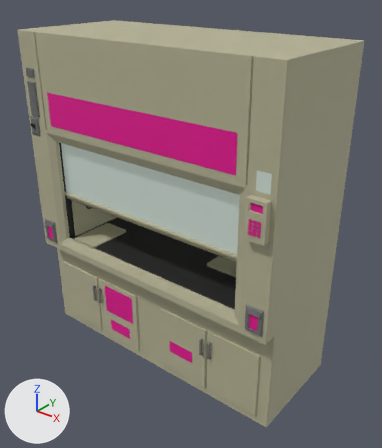
One commit to the FBX model Assets/Marcel Package/Models/laboratory_fume_closet.fbx: the scene before it, then after it.
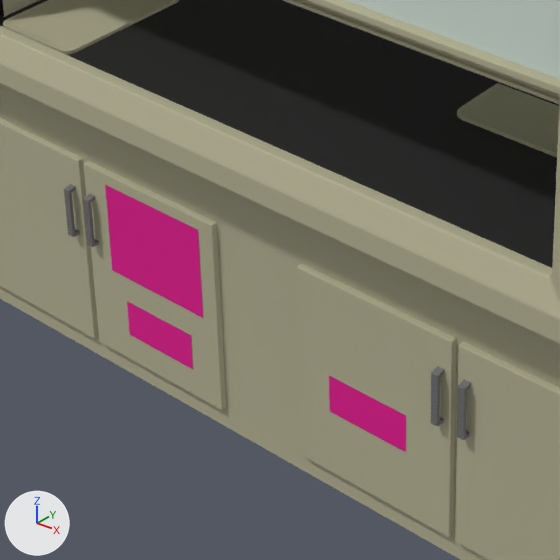
Old and new are each drawn whole from a camera (50 mm lens) standing at (0.0504, -0.0599, 0.0615) and looking at (0.0024, 0.0001, 0.0244) and again close up on the part from 19% to 62% of the width and 52% to 88% of the height. The lights are fixed; the arrows at lower left show +X, +Y and +Z. Where no turn or scale is listed for an object, it has been applied to the vertices.

Names of what the first close-up shows: 'laboratory_fume_closet'.
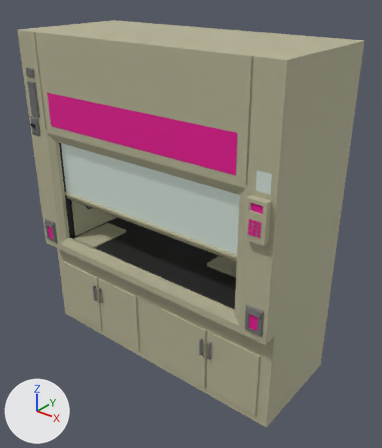
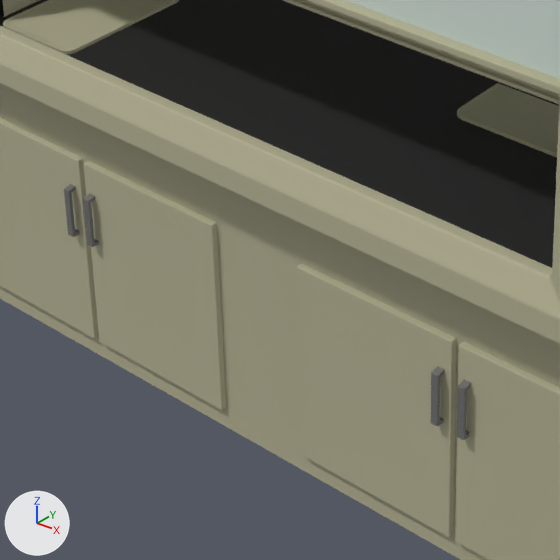
Changed parts and their boxes [x1, y1, x2, y2] in the close-ups (560 x 560 px):
part 1 of me_mesh, deleted (pink): before [127, 301, 193, 369]
part 2 of me_mesh, deleted (pink): before [105, 185, 203, 318]
part 3 of me_mesh, deleted (pink): before [329, 376, 406, 452]

The change, as a list of edits to the scene's bpy script:
```text
Change me_mesh:
    where me_mesh.from_pydata(...)  # 1088 vertices, 969 faces; spans x -0.0231..0.0231, y -0.0111..0.01, z 0.0..0.053
    used by ob_laboratory_fume_closet; location = (0.0, 0.0, 0.0)
    me_mesh part 1: the loose piece of 4 vertices spanning x -0.0092..-0.0046, y -0.0082, z 0.003..0.0051 is deleted
    me_mesh part 2: the loose piece of 4 vertices spanning x -0.0102..-0.0036, y -0.0082, z 0.0066..0.0118 is deleted
    me_mesh part 3: the loose piece of 4 vertices spanning x 0.0046..0.0092, y -0.0082, z 0.005..0.0071 is deleted
```
